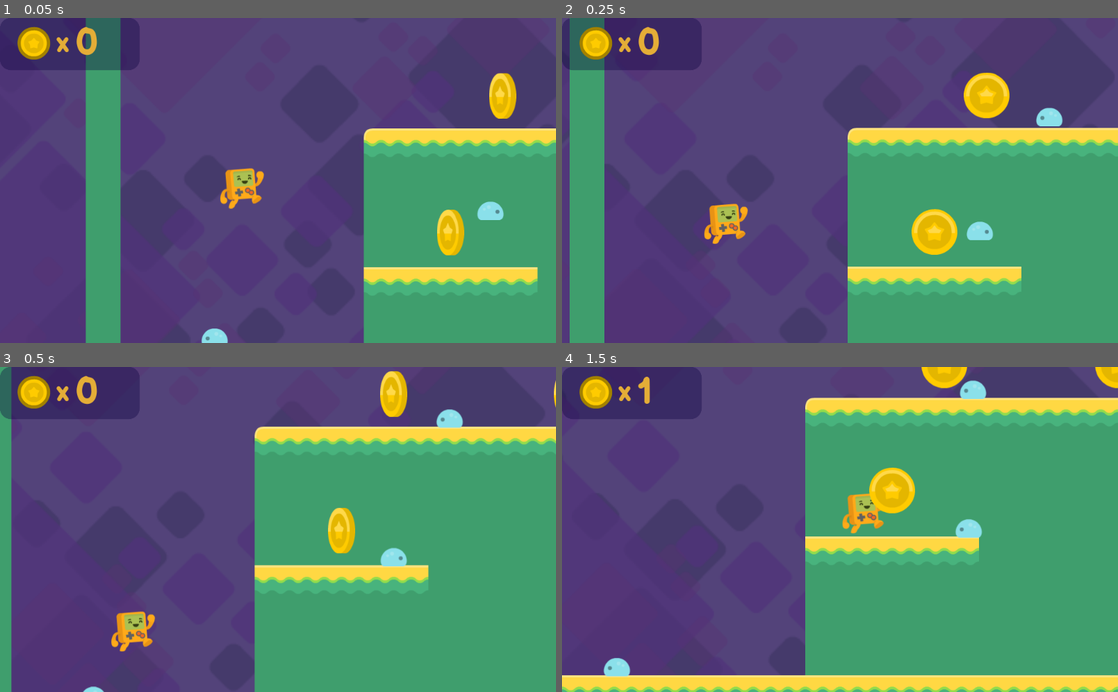
Above: before the commit, frames 1-4 (two rows, left to right).
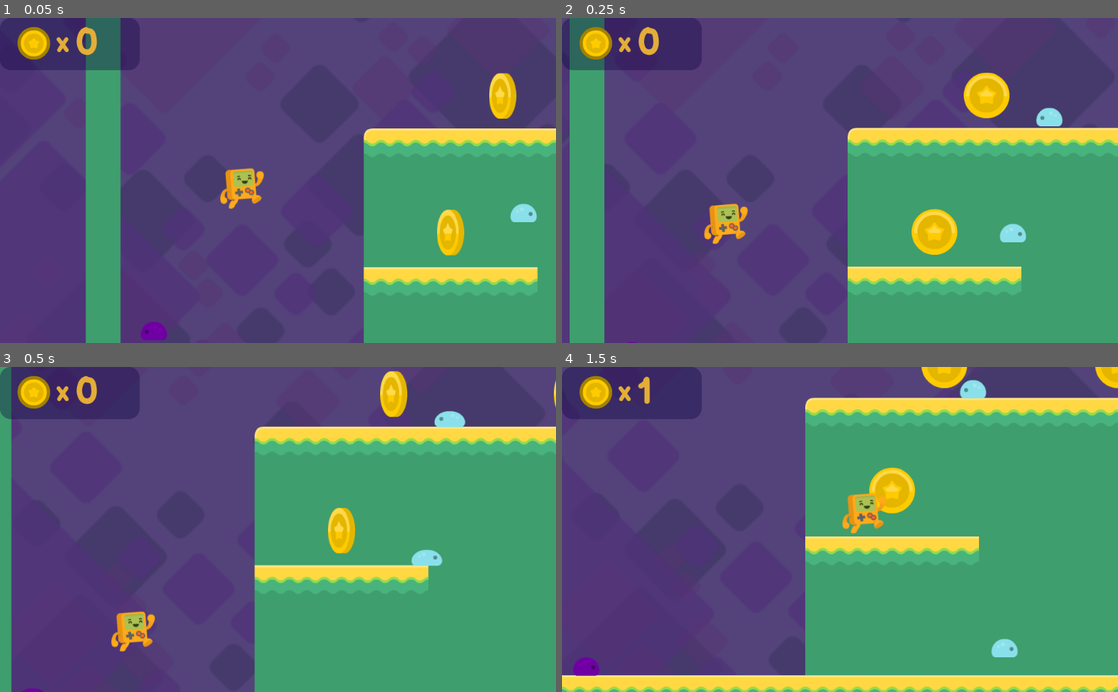
Above: after the commit, the same moments.

Repository: SusieValdez/Beep-Boop-The-Game
Game: Godot game, scene res://level1.tscn
The game is run twice, just before and just after one commit, with the same random seed, the same clock (stepped at 60 frames per second) and the same inputs.
Inputs:
- Up to frame 1 (0.05 s): no input
- Up to frame 2 (0.25 s): no input
- Up to frame 3 (0.5 s): no input
- Up to frame 4 (1.5 s): hold Right (right) from 0.53 s (still down); tap Space (jump) at 0.77 s

The runs differ from the first frame. In frame 1, 0.9% of the frame differs, in the area x 25-97%, y 56-100%; in frame 2, 0.5%; in frame 3, 0.6%; in frame 4, 1.0%, in the area x 2-82%, y 3-96%.

Commit message:
Add enemy collisions, hurt player logic and  different colors for mobs

Diff:
--- a/HUD/HUD.gd
+++ b/HUD/HUD.gd
@@ -5,8 +5,9 @@
 func _ready():
 	$Coins.text = String(coins)
 
-func _physics_process(delta):
+func _physics_process(_delta):
 	if coins == 3:
+# warning-ignore:return_value_discarded
 		get_tree().change_scene("res://level1.tscn")
 
 func _on_coin_collected():
--- a/coin/Coin.gd
+++ b/coin/Coin.gd
@@ -4,10 +4,11 @@
 
 onready var animationPlayer = $AnimationPlayer
 
+# warning-ignore:unused_argument
 func _on_Coin_body_entered(body):
 	animationPlayer.play("bounce")
 	emit_signal("coin_collected")
 	set_collision_mask_bit(0, false)
 
-func _on_AnimationPlayer_animation_finished(anim_name):
+func _on_AnimationPlayer_animation_finished(_anim_name):
 	queue_free()
--- a/enemies/enemy.gd
+++ b/enemies/enemy.gd
@@ -1,5 +1,7 @@
 extends KinematicBody2D
 
+var speed = 50
+var gravity = 20
 var velocity = Vector2()
 export var direction = -1
 export var detects_cliffs = true
@@ -10,7 +12,10 @@
 	$floor_checker.position.x = $CollisionShape2D.shape.get_extents().x * direction
 	$floor_checker.enabled = detects_cliffs
 
-func _physics_process(delta):
+	if detects_cliffs:
+		set_modulate(Color(0.8,0,0.7,1))
+
+func _physics_process(_delta):
 
 	if is_on_wall() or not $floor_checker.is_colliding() and detects_cliffs and is_on_floor():
 		direction = direction * -1
@@ -18,8 +23,29 @@
 		$floor_checker.position.x = $CollisionShape2D.shape.get_extents().x * direction
 
 
-	velocity.y += 20
+	velocity.y += gravity
 
-	velocity.x = 50 * direction
+	velocity.x = speed * direction
 
 	velocity = move_and_slide(velocity, Vector2.UP)
+
+# warning-ignore:unused_argument
+func _on_top_checker_body_entered(body):
+	$AnimatedSprite.play("squashed")
+	speed = 0
+	set_collision_layer_bit(4, false)
+	set_collision_mask_bit(0, false)
+	$top_checker.set_collision_layer_bit(4, false)
+	$top_checker.set_collision_mask_bit(0, false)
+	$sides_checker.set_collision_layer_bit(4, false)
+	$sides_checker.set_collision_mask_bit(0, false)
+	$Timer.start()
+	body.bounce()
+
+
+func _on_sides_checker_body_entered(body):
+	body.ouch(position.x)
+
+
+func _on_Timer_timeout():
+	queue_free()
--- a/enemies/enemy.tscn
+++ b/enemies/enemy.tscn
@@ -21,6 +21,12 @@
 [sub_resource type="RectangleShape2D" id=2]
 extents = Vector2( 17.0037, 11.8616 )
 
+[sub_resource type="RectangleShape2D" id=3]
+extents = Vector2( 14.9564, 3.35716 )
+
+[sub_resource type="RectangleShape2D" id=4]
+extents = Vector2( 22.2009, 10 )
+
 [node name="enemy" type="KinematicBody2D"]
 collision_layer = 16
 collision_mask = 35
@@ -29,12 +35,37 @@
 [node name="AnimatedSprite" type="AnimatedSprite" parent="."]
 frames = SubResource( 1 )
 animation = "crawl"
+playing = true
 
 [node name="CollisionShape2D" type="CollisionShape2D" parent="."]
-position = Vector2( 0, 2.83482 )
+position = Vector2( 0, 4.09474 )
 shape = SubResource( 2 )
 
 [node name="floor_checker" type="RayCast2D" parent="."]
 enabled = true
 cast_to = Vector2( 0, 20 )
 collision_mask = 2
+
+[node name="top_checker" type="Area2D" parent="."]
+collision_layer = 16
+collision_mask = 33
+
+[node name="CollisionShape2D" type="CollisionShape2D" parent="top_checker"]
+position = Vector2( 0, -12.2842 )
+shape = SubResource( 3 )
+
+[node name="sides_checker" type="Area2D" parent="."]
+collision_layer = 0
+collision_mask = 33
+
+[node name="CollisionShape2D" type="CollisionShape2D" parent="sides_checker"]
+position = Vector2( 0, 6.14212 )
+shape = SubResource( 4 )
+
+[node name="Timer" type="Timer" parent="."]
+wait_time = 0.5
+one_shot = true
+
+[connection signal="body_entered" from="top_checker" to="." method="_on_top_checker_body_entered"]
+[connection signal="body_entered" from="sides_checker" to="." method="_on_sides_checker_body_entered"]
+[connection signal="timeout" from="Timer" to="." method="_on_Timer_timeout"]
--- a/level1.tscn
+++ b/level1.tscn
@@ -64,6 +64,157 @@
 collision_mask = 49
 format = 1
 tile_data = PoolIntArray( -458761, 0, 0, -524226, 0, 0, -393225, 0, 0, -458690, 0, 0, -327689, 0, 0, -393154, 0, 0, -26 …(3711 unchanged characters)…
+
+[node name="ParallaxBackground" type="ParallaxBackground" parent="."]
+
+[node name="Purple Sky" type="ParallaxLayer" parent="ParallaxBackground"]
+motion_mirroring = Vector2( 1280, 960 )
+
+[node name="Sprite" type="Sprite" parent="ParallaxBackground/Purple Sky"]
+scale = Vector2( 2, 2 )
+texture = ExtResource( 4 )
+centered = false
+
+[node name="Back Blocks" type="ParallaxLayer" parent="ParallaxBackground"]
+modulate = Color( 0.572549, 0.65098, 0.666667, 0.435294 )
+scale = Vector2( 0.7, 0.7 )
+motion_scale = Vector2( 0.25, 0.25 )
+motion_mirroring = Vector2( 2560, 1920 )
+
+[node name="Sprite" type="Sprite" parent="ParallaxBackground/Back Blocks"]
+scale = Vector2( 4, 4 )
+texture = ExtResource( 5 )
+centered = false
+
+[node name="Middle Blocks" type="ParallaxLayer" parent="ParallaxBackground"]
+modulate = Color( 0.909804, 0.717647, 0.937255, 0.729412 )
+motion_scale = Vector2( 0.4, 0.4 )
+motion_offset = Vector2( 0, -500 )
+motion_mirroring = Vector2( 1600, 1200 )
+
+[node name="Sprite" type="Sprite" parent="ParallaxBackground/Middle Blocks"]
+scale = Vector2( 2.5, 2.5 )
+texture = ExtResource( 5 )
+centered = false
+
+[node name="Nearby Blocks" type="ParallaxLayer" parent="ParallaxBackground"]
+modulate = Color( 0.984314, 0.709804, 0.878431, 0.415686 )
+motion_scale = Vector2( 0.7, 0.7 )
+motion_mirroring = Vector2( 1120, 840 )
+
+[node name="Sprite" type="Sprite" parent="ParallaxBackground/Nearby Blocks"]
+scale = Vector2( 1.75, 1.75 )
+texture = ExtResource( 5 )
+centered = false
+
+[node name="coins" type="Node2D" parent="."]
+
+[node name="Coin1" parent="coins" instance=ExtResource( 6 )]
+position = Vector2( 96, 64 )
+
+[node name="Coin2" parent="coins" instance=ExtResource( 6 )]
+position = Vector2( 192, -188.269 )
+
+[node name="Coin3" parent="coins" instance=ExtResource( 6 )]
+position = Vector2( 512, -188.269 )
+
+[node name="Coin4" parent="coins" instance=ExtResource( 6 )]
+position = Vector2( 1088, -188.269 )
+
+[node name="Coin5" parent="coins" instance=ExtResource( 6 )]
+position = Vector2( 1280, 192 )
+
+[node name="Coin6" parent="coins" instance=ExtResource( 6 )]
+position = Vector2( 1536, 64 )
+
+[node name="Coin7" parent="coins" instance=ExtResource( 6 )]
+position = Vector2( 2752, -320 )
+
+[node name="Coin8" parent="coins" instance=ExtResource( 6 )]
+position = Vector2( 2688, 192 )
+
+[node name="Coin9" parent="coins" instance=ExtResource( 6 )]
+position = Vector2( 3392, -188.269 )
+
+[node name="Fallzone" type="Area2D" parent="."]
+position = Vector2( 2048, 832 )
+collision_layer = 4
+__meta__ = {
+"_edit_group_": true
+}
+
+[node name="CollisionShape2D" type="CollisionShape2D" parent="Fallzone"]
+shape = SubResource( 3 )
+
+[node name="HUD" type="CanvasLayer" parent="."]
+script = ExtResource( 9 )
+
+[node name="Panel" type="Panel" parent="HUD"]
+margin_right = 257.0
+margin_bottom = 96.0
+custom_styles/panel = SubResource( 4 )
+__meta__ = {
+"_edit_use_anchors_": false
+}
+
+[node name="TextureRect" type="TextureRect" parent="HUD"]
+margin_left = 32.0
+margin_top = 16.0
+margin_right = 93.0
+margin_bottom = 77.0
+texture = ExtResource( 7 )
+__meta__ = {
+"_edit_use_anchors_": false
+}
+
+[node name="x" type="Label" parent="HUD"]
+margin_left = 104.0
+margin_top = 16.0
+margin_right = 129.0
+margin_bottom = 79.0
+custom_fonts/font = SubResource( 5 )
+custom_colors/font_color = Color( 0.898039, 0.682353, 0.219608, 1 )
+text = "x"
+__meta__ = {
+"_edit_use_anchors_": false
+}
+
+[node name="Coins" type="Label" parent="HUD"]
+margin_left = 138.0
+margin_top = 5.056
+margin_right = 228.0
+margin_bottom = 89.056
+custom_fonts/font = SubResource( 6 )
+custom_colors/font_color = Color( 0.898039, 0.682353, 0.219608, 1 )
+text = "##"
+__meta__ = {
+"_edit_use_anchors_": false
+}
+
+[node name="enemies" type="Node2D" parent="."]
+
+[node name="enemy1" parent="enemies" instance=ExtResource( 10 )]
+position = Vector2( -448, 243.716 )
+
+[node name="enemy2" parent="enemies" instance=ExtResource( 10 )]
+position = Vector2( 228, 26.0947 )
+direction = 1
+detects_cliffs = false
+
+[node name="enemy3" parent="enemies" instance=ExtResource( 10 )]
+position = Vector2( 320, -188.269 )
+detects_cliffs = false
+
+[node name="enemy4" parent="enemies" instance=ExtResource( 10 )]
+position = Vector2( 768, 39 )
+direction = 1
+
+[node name="enemy5" parent="enemies" instance=ExtResource( 10 )]
+position = Vector2( 2560, -320 )
+
+[node name="enemy6" parent="enemies" instance=ExtResource( 10 )]
+position = Vector2( 3434, 106 )
+direction = 1
 
 [node name="Jerry" parent="." instance=ExtResource( 2 )]
 position = Vector2( -288, -32 )
@@ -83,155 +234,6 @@
 drag_margin_right = 0.3
 editor_draw_limits = true
 
-[node name="ParallaxBackground" type="ParallaxBackground" parent="."]
-
-[node name="Purple Sky" type="ParallaxLayer" parent="ParallaxBackground"]
-motion_mirroring = Vector2( 1280, 960 )
-
-[node name="Sprite" type="Sprite" parent="ParallaxBackground/Purple Sky"]
-scale = Vector2( 2, 2 )
-texture = ExtResource( 4 )
-centered = false
-
-[node name="Back Blocks" type="ParallaxLayer" parent="ParallaxBackground"]
-modulate = Color( 0.572549, 0.65098, 0.666667, 0.435294 )
-scale = Vector2( 0.7, 0.7 )
-motion_scale = Vector2( 0.25, 0.25 )
-motion_mirroring = Vector2( 2560, 1920 )
-
-[node name="Sprite" type="Sprite" parent="ParallaxBackground/Back Blocks"]
-scale = Vector2( 4, 4 )
-texture = ExtResource( 5 )
-centered = false
-
-[node name="Middle Blocks" type="ParallaxLayer" parent="ParallaxBackground"]
-modulate = Color( 0.909804, 0.717647, 0.937255, 0.729412 )
-motion_scale = Vector2( 0.4, 0.4 )
-motion_offset = Vector2( 0, -500 )
-motion_mirroring = Vector2( 1600, 1200 )
-
-[node name="Sprite" type="Sprite" parent="ParallaxBackground/Middle Blocks"]
-scale = Vector2( 2.5, 2.5 )
-texture = ExtResource( 5 )
-centered = false
-
-[node name="Nearby Blocks" type="ParallaxLayer" parent="ParallaxBackground"]
-modulate = Color( 0.984314, 0.709804, 0.878431, 0.415686 )
-motion_scale = Vector2( 0.7, 0.7 )
-motion_mirroring = Vector2( 1120, 840 )
-
-[node name="Sprite" type="Sprite" parent="ParallaxBackground/Nearby Blocks"]
-scale = Vector2( 1.75, 1.75 )
-texture = ExtResource( 5 )
-centered = false
-
-[node name="coins" type="Node2D" parent="."]
-
-[node name="Coin1" parent="coins" instance=ExtResource( 6 )]
-position = Vector2( 96, 64 )
-
-[node name="Coin2" parent="coins" instance=ExtResource( 6 )]
-position = Vector2( 192, -188.269 )
-
-[node name="Coin3" parent="coins" instance=ExtResource( 6 )]
-position = Vector2( 512, -188.269 )
-
-[node name="Coin4" parent="coins" instance=ExtResource( 6 )]
-position = Vector2( 1088, -188.269 )
-
-[node name="Coin5" parent="coins" instance=ExtResource( 6 )]
-position = Vector2( 1280, 192 )
-
-[node name="Coin6" parent="coins" instance=ExtResource( 6 )]
-position = Vector2( 1536, 64 )
-
-[node name="Coin7" parent="coins" instance=ExtResource( 6 )]
-position = Vector2( 2752, -320 )
-
-[node name="Coin8" parent="coins" instance=ExtResource( 6 )]
-position = Vector2( 2688, 192 )
-
-[node name="Coin9" parent="coins" instance=ExtResource( 6 )]
-position = Vector2( 3392, -188.269 )
-
-[node name="Fallzone" type="Area2D" parent="."]
-position = Vector2( 2048, 832 )
-collision_layer = 4
-__meta__ = {
-"_edit_group_": true
-}
-
-[node name="CollisionShape2D" type="CollisionShape2D" parent="Fallzone"]
-shape = SubResource( 3 )
-
-[node name="HUD" type="CanvasLayer" parent="."]
-script = ExtResource( 9 )
-
-[node name="Panel" type="Panel" parent="HUD"]
-margin_right = 257.0
-margin_bottom = 96.0
-custom_styles/panel = SubResource( 4 )
-__meta__ = {
-"_edit_use_anchors_": false
-}
-
-[node name="TextureRect" type="TextureRect" parent="HUD"]
-margin_left = 32.0
-margin_top = 16.0
-margin_right = 93.0
-margin_bottom = 77.0
-texture = ExtResource( 7 )
-__meta__ = {
-"_edit_use_anchors_": false
-}
-
-[node name="x" type="Label" parent="HUD"]
-margin_left = 104.0
-margin_top = 16.0
-margin_right = 129.0
-margin_bottom = 79.0
-custom_fonts/font = SubResource( 5 )
-custom_colors/font_color = Color( 0.898039, 0.682353, 0.219608, 1 )
-text = "x"
-__meta__ = {
-"_edit_use_anchors_": false
-}
-
-[node name="Coins" type="Label" parent="HUD"]
-margin_left = 138.0
-margin_top = 5.056
-margin_right = 228.0
-margin_bottom = 89.056
-custom_fonts/font = SubResource( 6 )
-custom_colors/font_color = Color( 0.898039, 0.682353, 0.219608, 1 )
-text = "##"
-__meta__ = {
-"_edit_use_anchors_": false
-}
-
-[node name="enemies" type="Node2D" parent="."]
-
-[node name="enemy1" parent="enemies" instance=ExtResource( 10 )]
-position = Vector2( -336, 256 )
-
-[node name="enemy2" parent="enemies" instance=ExtResource( 10 )]
-position = Vector2( 167, 22 )
-direction = 1
-
-[node name="enemy3" parent="enemies" instance=ExtResource( 10 )]
-position = Vector2( 320, -188.269 )
-
-[node name="enemy4" parent="enemies" instance=ExtResource( 10 )]
-position = Vector2( 768, 39 )
-direction = 1
-
-[node name="enemy5" parent="enemies" instance=ExtResource( 10 )]
-position = Vector2( 2560, -320 )
-
-[node name="enemy6" parent="enemies" instance=ExtResource( 10 )]
-position = Vector2( 3434, 106 )
-direction = 1
-
 [connection signal="coin_collected" from="coins/Coin1" to="HUD" method="_on_coin_collected"]
 [connection signal="coin_collected" from="coins/Coin2" to="HUD" method="_on_coin_collected"]
 [connection signal="coin_collected" from="coins/Coin3" to="HUD" method="_on_coin_collected"]
--- a/player/Jerry.gd
+++ b/player/Jerry.gd
@@ -3,6 +3,7 @@
 const SPEED = 350
 const GRAVITY = 35
 const JUMPFORCE = -1100
+const THROWBACK = 800
 
 var velocity = Vector2(0,0)
 
@@ -33,5 +34,27 @@
 
 
 
+# warning-ignore:unused_argument
 func _on_Fallzone_body_entered(body):
+# warning-ignore:return_value_discarded
 	get_tree().change_scene("res://level1.tscn")
+
+func bounce():
+	velocity.y = JUMPFORCE * 0.7
+
+func ouch(var enemyposx):
+	set_modulate(Color(1,0.3,0.6,0.6))
+	velocity.y = JUMPFORCE * 0.5
+	if position.x < enemyposx:
+		velocity.x = -THROWBACK
+	elif position.x > enemyposx:
+		velocity.x = THROWBACK
+
+	Input.action_release("left")
+	Input.action_release("right")
+
+	$Timer.start()
+
+
+func _on_Timer_timeout():
+	get_tree().change_scene("res://level1.tscn")
--- a/player/Jerry.tscn
+++ b/player/Jerry.tscn
@@ -20,4 +20,9 @@
 
 [node name="CollisionShape2D" type="CollisionShape2D" parent="."]
 position = Vector2( 0.793701, 15 )
-shape = SubResource( 2 )
+shape = SubResource( 1 )
+
+[node name="Timer" type="Timer" parent="."]
+one_shot = true
+
+[connection signal="timeout" from="Timer" to="." method="_on_Timer_timeout"]
Not shown: 1 places in enemies/enemy.tscn that only renumber resources
Not shown: 1 places in player/Jerry.tscn that only renumber resources
